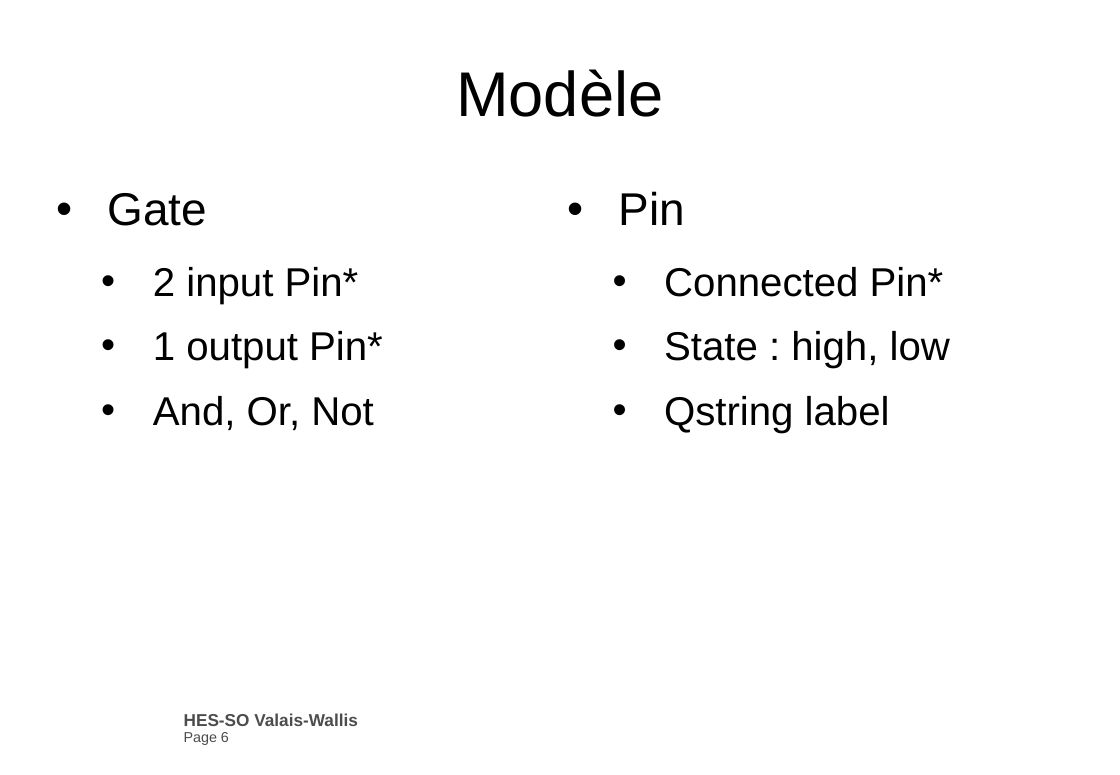
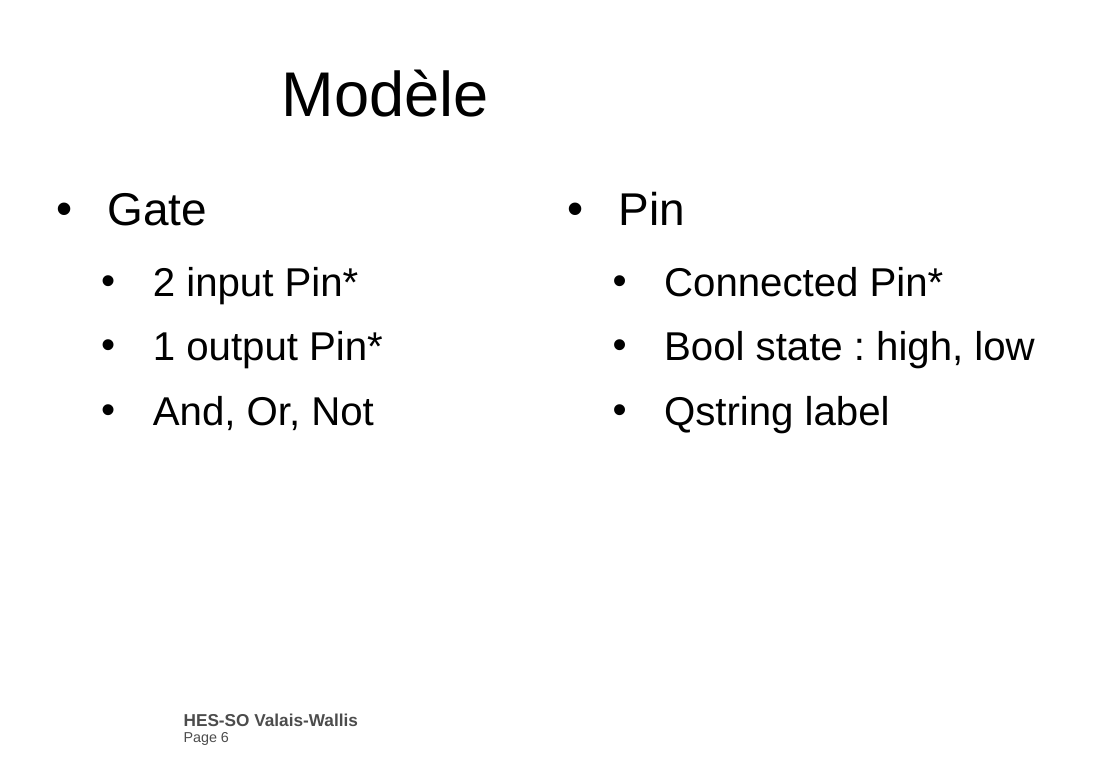
Before and after one commit to selligZeittom/Logic_emulator, a slide deck: slide 6 of DOC/presentationLogicEmulator.pptx. Drawn at 1120x775 pixels with LibreOffice and Linux fonts; fonts in the diff are those of the drawing; background and template pictures are left out. Boxes give left, top, right and bottom in pixels: in the first picture for what was removed or moved away, otherwise in the second. Text is boxed around its words. In the diff, an @@ line names an element or a change of style, - is before the commit and + after.

```diff
--- a/DOC/presentationLogicEmulator.pptx
+++ b/DOC/presentationLogicEmulator.pptx
@@ title "Modèle": place and size @@
-title "Modèle" at (456, 69, 663, 117)
+title "Modèle" at (282, 69, 489, 117)
@@ text at (664, 331, 1034, 369): text changed @@
-  • State : high, low
+  • Bool state : high, low
```
Also in this commit, not shown: 4 other slides changed, 2 slides added, 1 slide removed, 11 other files.
